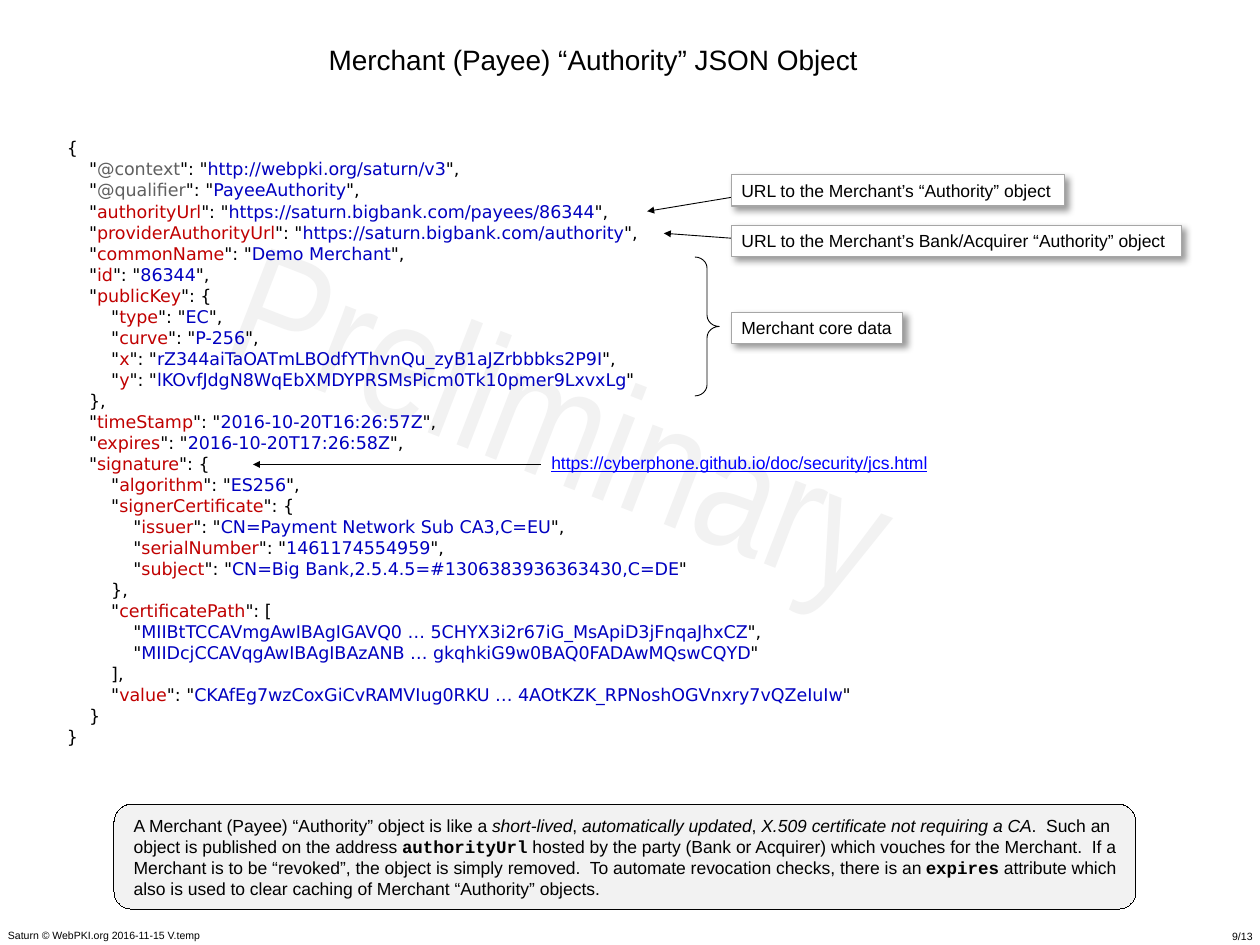
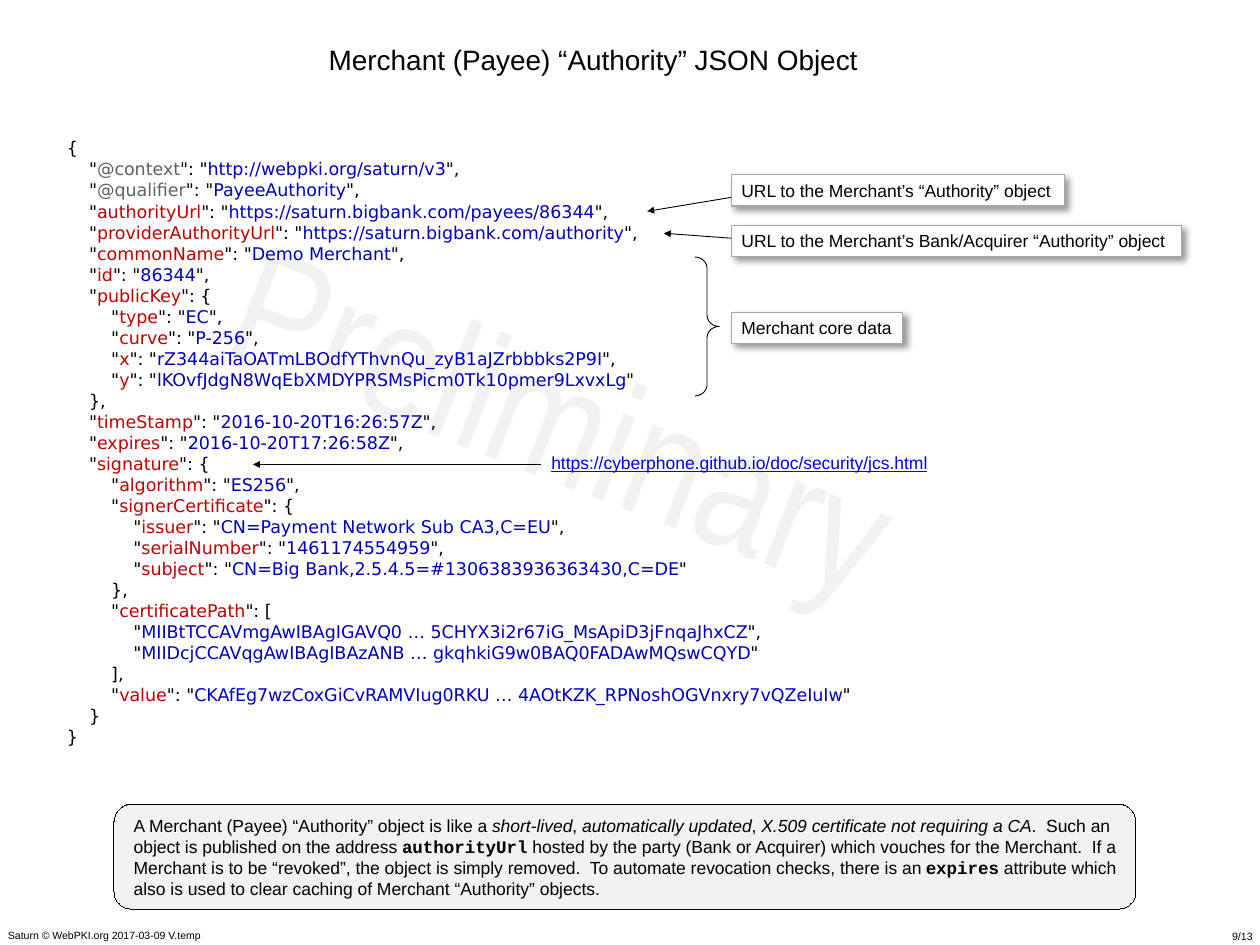
Before and after one commit to cyberphone/doc, a slide deck: slide 9 of saturn/saturn-v3-presentation.pptx. Drawn at 1260x945 pixels with LibreOffice and Linux fonts; fonts in the diff are those of the drawing. Boxes give left, top, right and bottom in pixels: in the first picture for what was removed or moved away, otherwise in the second. Text is boxed around its words. In the diff, an @@ line names an element or a change of style, - is before the commit and + after.

Commit message:
Removing Saturn "native" mode required name refactoring

```diff
--- a/saturn/saturn-v3-presentation.pptx
+++ b/saturn/saturn-v3-presentation.pptx
@@ text at (8, 931, 200, 941): text changed @@
-Saturn © WebPKI.org 2016-11-15 V.temp
+Saturn © WebPKI.org 2017-03-09 V.temp
```
Also in this commit, not shown: 12 other slides changed, 3 other files.
